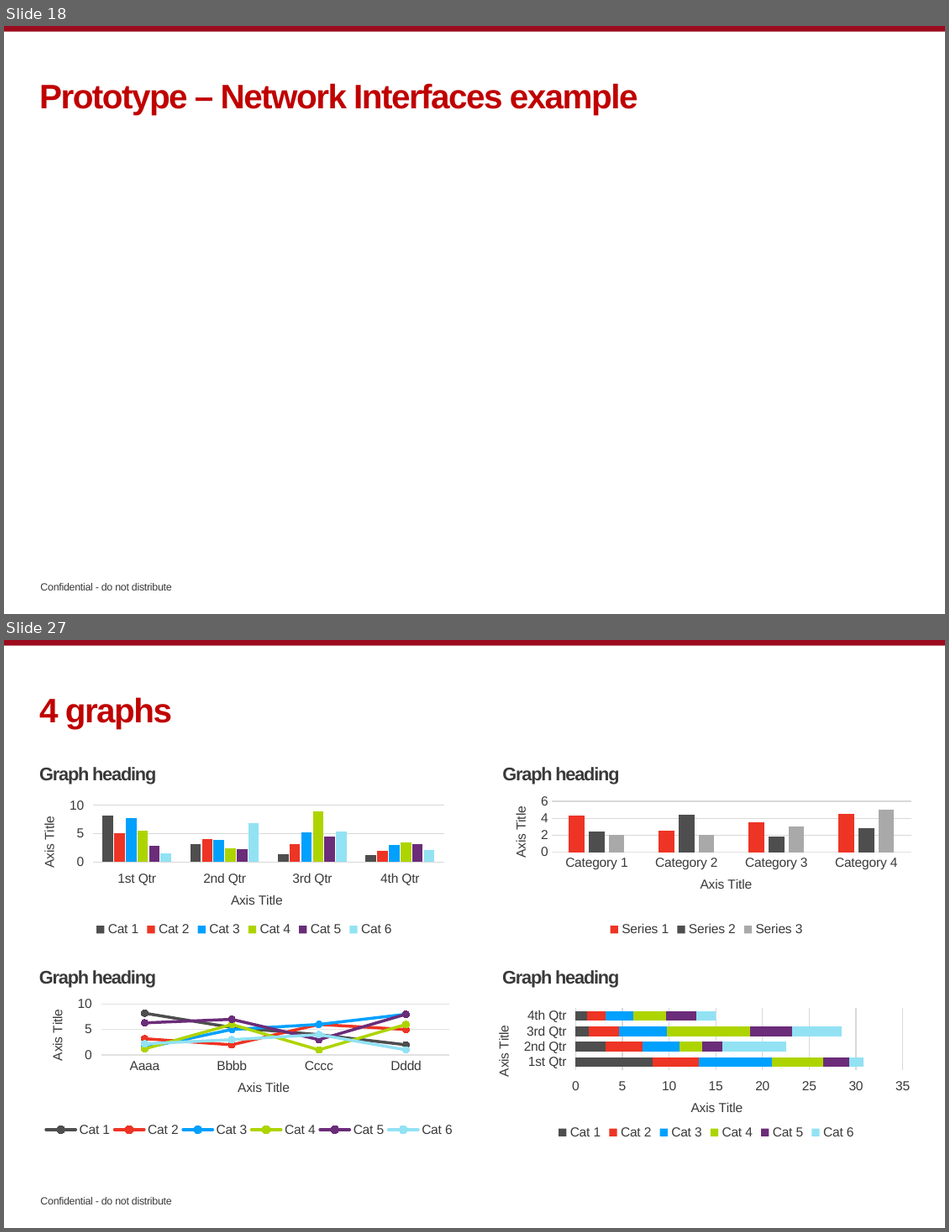
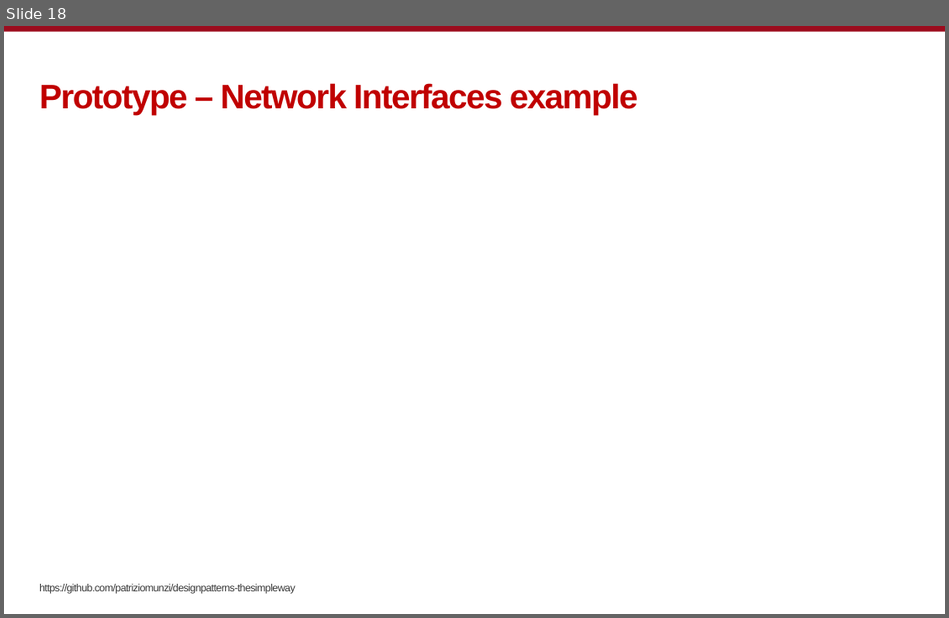
Before and after one commit to patriziomunzi/designpatterns-thesimpleway, a slide deck: docs/design_patterns_the_simple_way.pptx. Shown one above the other, each under a label of ours: slides 18 and 27 before the commit, slide 18 after it; the slides between them are not shown. The pictures are 949x1232 and 949x618 pixels, drawn with LibreOffice and Linux fonts; fonts in the diff are those of the drawing; background and template pictures are left out. Boxes give left, top, right and bottom in pixels: in the first picture for what was removed or moved away, otherwise in the second. Text is boxed around its words. In the diff, an @@ line names an element or a change of style, - is before the commit and + after.

```diff
--- a/docs/design_patterns_the_simple_way.pptx
+++ b/docs/design_patterns_the_simple_way.pptx
@@ slide 27 removed at (x1=4, y1=640, x2=945, y2=1228), background picture (left out); not listed: 2 template elements that a slide beside it also shows @@
@@ title removed at (x1=39, y1=697, x2=172, y2=729) @@
-4 graphs
@@ column chart removed at (x1=30, y1=790, x2=458, y2=940) @@
-categories: 1st Qtr, 2nd Qtr, 3rd Qtr, 4th Qtr
-Cat 1: 8.2, 3.2, 1.4, 1.2
-Cat 2: 5, 4, 3.2, 2
-Cat 3: 7.8, 3.9, 5.2, 3
-Cat 4: 5.5, 2.4, 8.9, 3.5
-Cat 5: 2.8, 2.2, 4.5, 3.2
-Cat 6: 1.5, 6.8, 5.3, 2.1
@@ text removed at (x1=39, y1=767, x2=156, y2=784) @@
-Graph heading
@@ column chart removed at (x1=493, y1=790, x2=920, y2=940) @@
-categories: Category 1, Category 2, Category 3, Category 4
-Series 1: 4.3, 2.5, 3.5, 4.5
-Series 2: 2.4, 4.4, 1.8, 2.8
-Series 3: 2, 2, 3, 5
@@ text removed at (x1=502, y1=767, x2=619, y2=784) @@
-Graph heading
@@ text removed at (x1=39, y1=970, x2=156, y2=988) @@
-Graph heading
@@ text removed at (x1=502, y1=970, x2=619, y2=988) @@
-Graph heading
@@ line chart removed at (x1=29, y1=994, x2=458, y2=1143) @@
-categories: Aaaa, Bbbb, Cccc, Dddd
-Cat 1: 8.2, 5.4, 4, 2
-Cat 2: 3.2, 2, 6, 5
-Cat 3: 1.4, 5, 6, 8
-Cat 4: 1.2, 6, 1, 6
-Cat 5: 6.3, 7, 3, 8
-Cat 6: 2.2, 3, 4, 1
@@ bar stacked chart removed at (x1=493, y1=994, x2=920, y2=1143) @@
-categories: 1st Qtr, 2nd Qtr, 3rd Qtr, 4th Qtr
-Cat 1: 8, 3, 1, 1
-Cat 2: 5, 4, 3, 2
-Cat 3: 8, 4, 5, 3
-Cat 4: 6, 2, 9, 4
-Cat 5: 3, 2, 4, 3
-Cat 6: 2, 7, 5, 2
@@ page number removed at (x1=882, y1=1190, x2=929, y2=1213) @@
-27
@@ slide 18 changed as well @@
@@ text added at (x1=39, y1=584, x2=295, y2=594), 8 pt, text #3A3A3A @@
+https://github.com/patriziomunzi/designpatterns-thesimpleway
@@ text removed at (x1=40, y1=583, x2=172, y2=590) @@
-Confidential - do not distribute
```
Also in this commit, not shown: 17 other slides changed, 1 slide added, 11 other slides removed.
